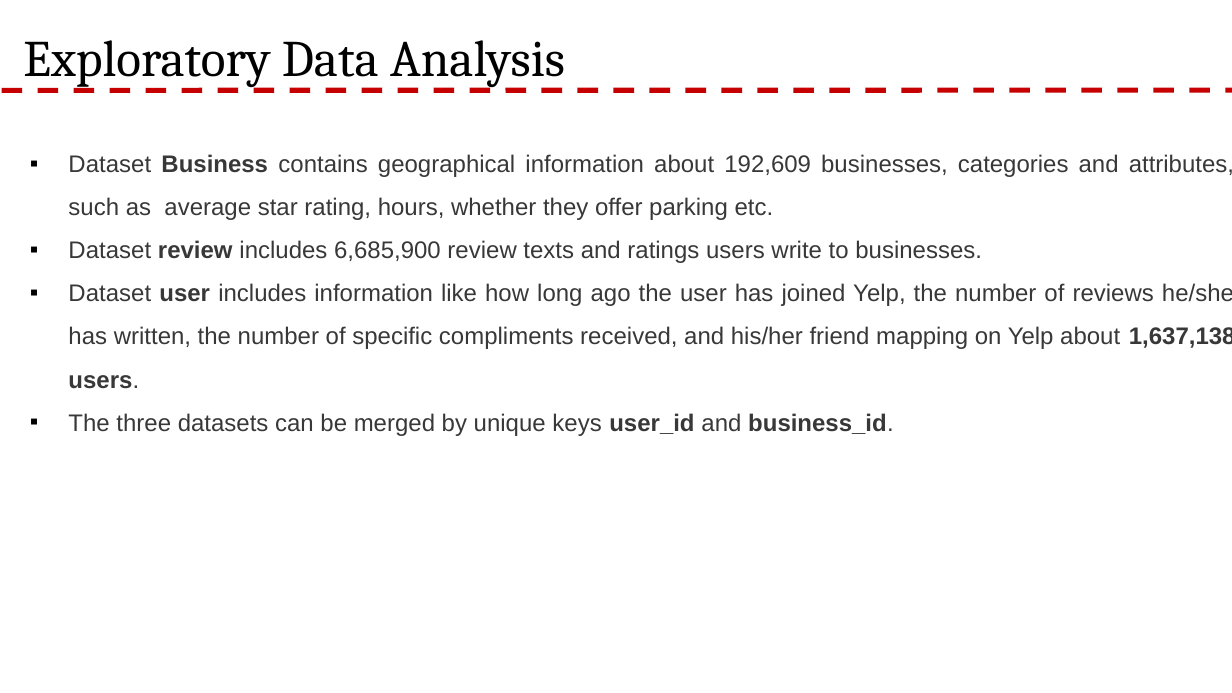
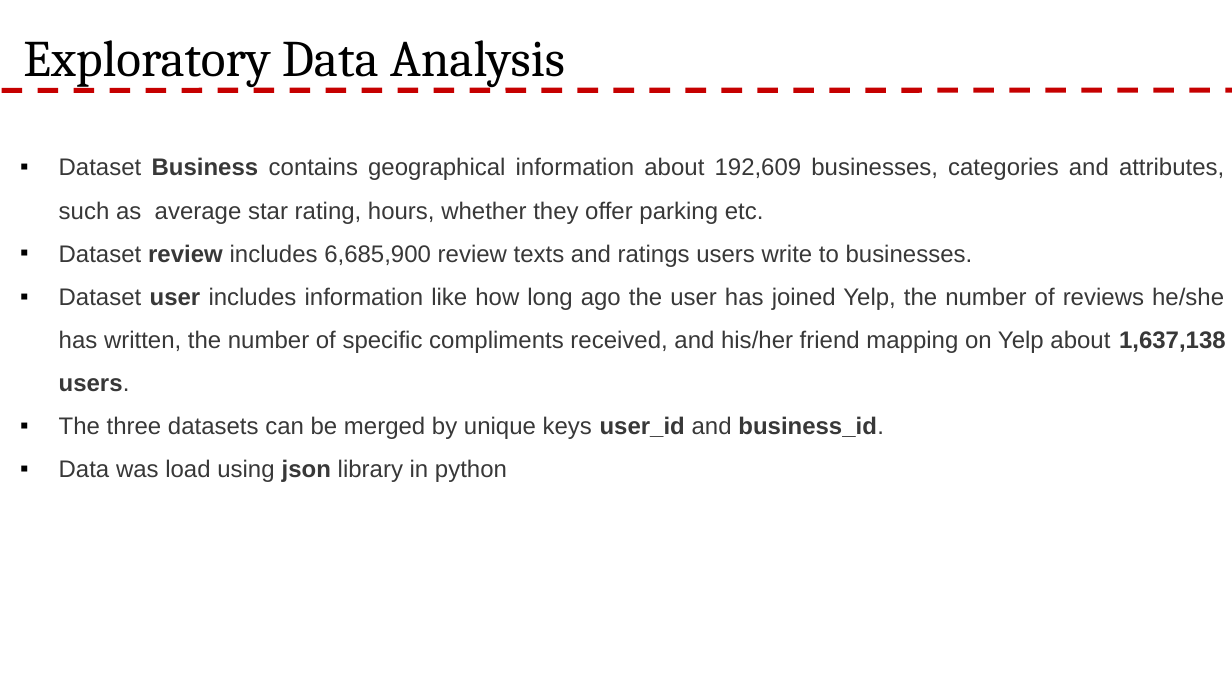
Before and after one commit to rnair7163/Restaurant-Recommendation-System-using-Yelp-Dataset, a slide deck: slide 6 of PPT/Yelp Presentation.pptx. Drawn at 1232x693 pixels with LibreOffice and Linux fonts; fonts in the diff are those of the drawing; background and template pictures are left out. Boxes give left, top, right and bottom in pixels: in the first picture for what was removed or moved away, otherwise in the second. Text is boxed around its words. In the diff, an @@ line names an element or a change of style, - is before the commit and + after.

```diff
--- a/PPT/Yelp Presentation.pptx
+++ b/PPT/Yelp Presentation.pptx
@@ text "Dataset Business contains geographical information ..." moved from (x1=68, y1=154, x2=1232, y2=436) to (x1=59, y1=157, x2=1226, y2=482) @@
@@ text at (x1=59, y1=459, x2=507, y2=482): paragraph added @@
+▪ Data was load using json library in python
```
Also in this commit, not shown: 2 other slides changed, 2 slides added, 2 other files.
